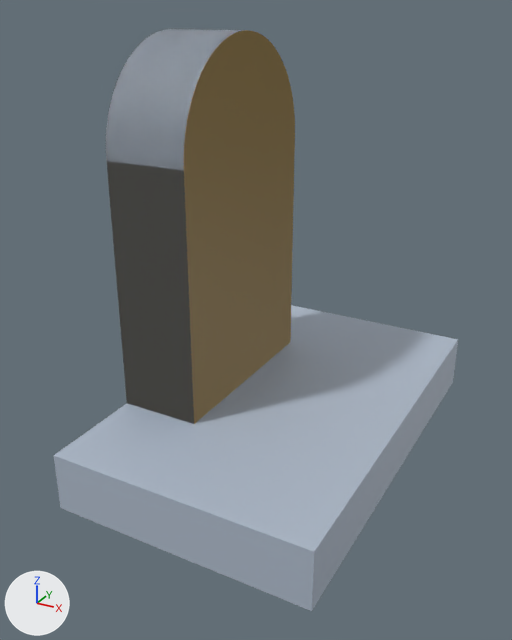
Before and after pictures for a commit that changed the glTF model docs/Additional CAD exercise/steps/ax_roller_assembly/step_05.glb.
Before and after are seen from a camera (50 mm lens) standing at (102.6, -101.5, 93.0) and looking at (50.3, -6.3, 45.4). The lights are fixed; the arrows at lower left show +X, +Y and +Z. The older version comes first. Vertices at exactly the same position are counted once.

In view in the first picture: 'added__bracket (right)', 'part__bracket (right)'.
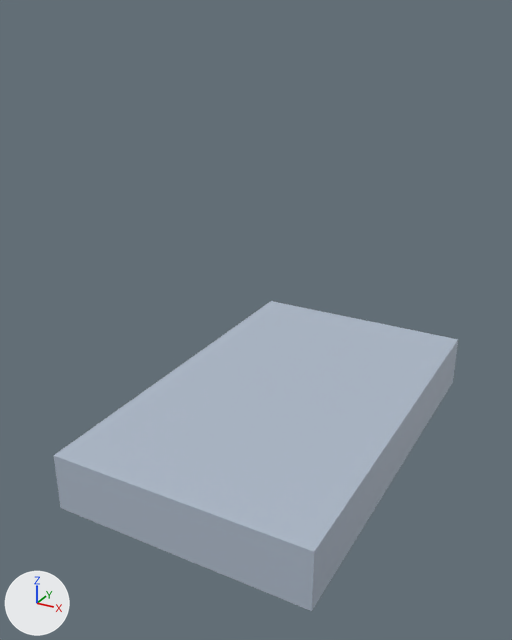
Boxes [x1, y1, x2, y2] around the edits, measured in the pictures (512 x 640 px):
'part__bracket (right)', reshaped (47% shorter)
    before: [53, 29, 458, 611]
    after: [53, 301, 458, 611]
'added__bracket (right)', deleted (brown)
    before: [184, 30, 295, 424]
part 1 of me_part__bracket__right, cut back
    before: [106, 29, 433, 440]
    after: [119, 301, 433, 440]

Diff of the bpy script that builds the scene:
```diff
--- a/docs/Additional CAD exercise/steps/ax_roller_assembly/step_05.glb.py
+++ b/docs/Additional CAD exercise/steps/ax_roller_assembly/step_05.glb.py
@@ me_part__bracket__right @@
 # used by ob_part__bracket__right; location = (0.0, 0.0, 0.0)
-me_part__bracket__right.from_pydata(...)  # 78 vertices, 152 faces; spans x 31.0..75.0, y -36.0..36.0, z 20.0..90.0
+me_part__bracket__right.from_pydata(...)  # 8 vertices, 12 faces; spans x 31.0..75.0, y -36.0..36.0, z 20.0..30.0
+# me_part__bracket__right part 1
+# 70 vertices are removed from x 31.0..45.0, y -18.0..18.0, z 30.0..90.0
+# 144 faces are deleted
+# 4 new faces join them
 me_part__bracket__right.materials.append(mat_defaultmaterial)
@@ ob_added__bracket__right @@
-ob_added__bracket__right = bpy.data.objects.new('added__bracket (right)', me_added__bracket__right)
-ob_added__bracket__right.location = (0.0, 0.0, 0.0)
```
